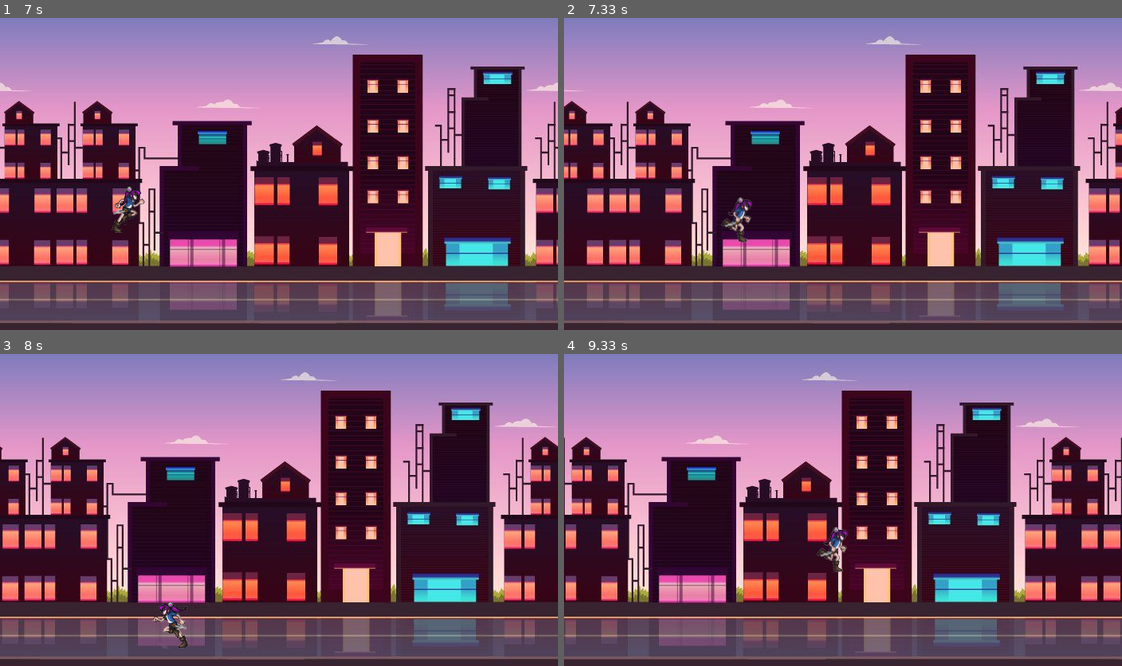
Above: before the commit, frames 1-4 (two rows, left to right).
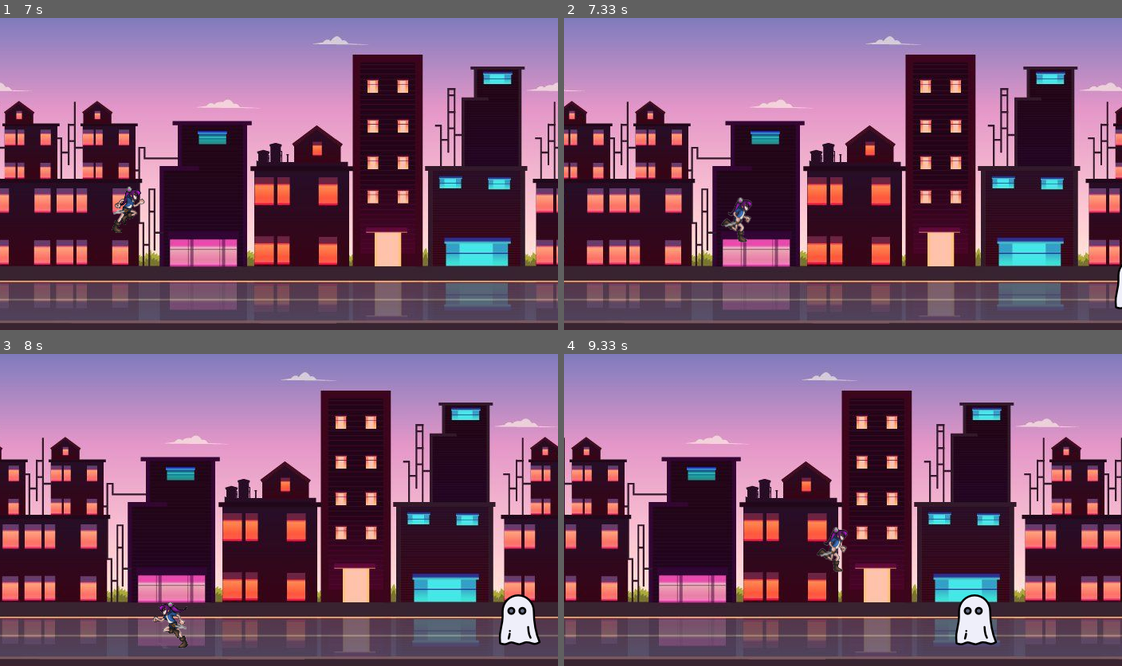
Above: after the commit, the same moments.

Repository: Semen-White/MIPT_pygame_shooter
Game: pygame game, started from game.py
Same seed, same stepped clock (60 frames per second), same inputs: the game is played once before the commit and once after it.
Inputs:
- Up to frame 1 (7 s): hold Right 0.33-0.8 s; hold Up 0.83-1.13 s; hold Right 1.17-1.63 s; hold Left 1.67-2.2 s; hold Left 2.23-2.63 s; hold Up 2.67-3.03 s; hold Right 3.07-3.7 s; hold Left 3.73-4.2 s; hold Right 4.23-4.7 s; hold Up 4.73-5.03 s; hold Right 5.07-5.53 s; hold Left 5.57-6.1 s; hold Left 6.13-6.53 s; hold Up 6.57-6.93 s; hold Right from 6.97 s (still down)
- Up to frame 2 (7.33 s): keep holding Right
- Up to frame 3 (8 s): release Right at 7.6 s; hold Left from 7.63 s (still down)
- Up to frame 4 (9.33 s): release Left at 8.1 s; hold Right 8.13-8.6 s; hold Up 8.63-8.93 s; hold Right from 8.97 s (still down)

Frame 1 is identical in both runs. In frame 2, 0.1% of the frame differs, in the area x 98-100%, y 78-94%; in frame 3, 1.0%, in the area x 89-97%, y 77-94%; in frame 4, 1.0%.

Commit message:
Add file

Diff:
--- a/game.py
+++ b/game.py
@@ -6,24 +6,29 @@
 screen = pygame.display.set_mode((700, 400))
 pygame.display.set_caption("My game")
 
-backyard = pygame.image.load('images/backyard.jpg')
+#Player
+backyard = pygame.image.load('images/backyard.jpg').convert()
 player = pygame.image.load('images/player_right/player_right1.png')
 walk_right = [pygame.image.load('images/player_right/player_right1.png'),
-    pygame.image.load('images/player_right/player_right2.png'),
-    pygame.image.load('images/player_right/player_right3.png'),
-    pygame.image.load('images/player_right/player_right4.png'),
-    pygame.image.load('images/player_right/player_right5.png'),
-    pygame.image.load('images/player_right/player_right6.png'),
-    pygame.image.load('images/player_right/player_right7.png'),
-    pygame.image.load('images/player_right/player_right8.png')]
-walk_left = [pygame.image.load('images/player_left/player_left1.png'),
-    pygame.image.load('images/player_left/player_left2.png'),
-    pygame.image.load('images/player_left/player_left3.png'),
-    pygame.image.load('images/player_left/player_left4.png'),
-    pygame.image.load('images/player_left/player_left5.png'),
-    pygame.image.load('images/player_left/player_left6.png'),
-    pygame.image.load('images/player_left/player_left7.png'),
-    pygame.image.load('images/player_left/player_left8.png')]
+    pygame.image.load('images/player_right/player_right2.png').convert_alpha(),
+    pygame.image.load('images/player_right/player_right3.png').convert_alpha(),
+    pygame.image.load('images/player_right/player_right4.png').convert_alpha(),
+    pygame.image.load('images/player_right/player_right5.png').convert_alpha(),
+    pygame.image.load('images/player_right/player_right6.png').convert_alpha(),
+    pygame.image.load('images/player_right/player_right7.png').convert_alpha(),
+    pygame.image.load('images/player_right/player_right8.png').convert_alpha()]
+walk_left = [pygame.image.load('images/player_left/player_left1.png').convert_alpha(),
+    pygame.image.load('images/player_left/player_left2.png').convert_alpha(),
+    pygame.image.load('images/player_left/player_left3.png').convert_alpha(),
+    pygame.image.load('images/player_left/player_left4.png').convert_alpha(),
+    pygame.image.load('images/player_left/player_left5.png').convert_alpha(),
+    pygame.image.load('images/player_left/player_left6.png').convert_alpha(),
+    pygame.image.load('images/player_left/player_left7.png').convert_alpha(),
+    pygame.image.load('images/player_left/player_left8.png').convert_alpha()]
+
+enemy = pygame.image.load('images/enemy/ghost.png').convert_alpha()
+enemy_list_in_game = []
+
 player_anim_count = 0
 backyard_x = 0
 
@@ -34,11 +39,27 @@
 is_jump = False
 jump_count = 8
 
+enemy_timer = pygame.USEREVENT + 1
+pygame.time.set_timer(enemy_timer, 7000)
+
+
 running = True
 while running:
     keys = pygame.key.get_pressed()
     screen.blit(backyard, (backyard_x,0))
     screen.blit(backyard, (backyard_x + 700,0))
+
+    player_rect = walk_left[0].get_rect(topleft=(player_x, player_y))
+
+    if enemy_list_in_game:
+        for el in enemy_list_in_game:
+            screen.blit(enemy, el)
+            el.x -= 5
+
+            if player_rect.colliderect(el):
+                print("You lose")
+
+
 
     if keys[pygame.K_LEFT]:
         screen.blit(walk_left[player_anim_count], (player_x, player_y))
@@ -82,5 +103,6 @@
         if event.type == pygame.QUIT:
             running = False
             pygame.quit()
-
+        if event.type == enemy_timer:
+            enemy_list_in_game.append(enemy.get_rect(topleft=(710, 310)))
     clock.tick(20)
Binary file added: images/enemy/ghost.png
